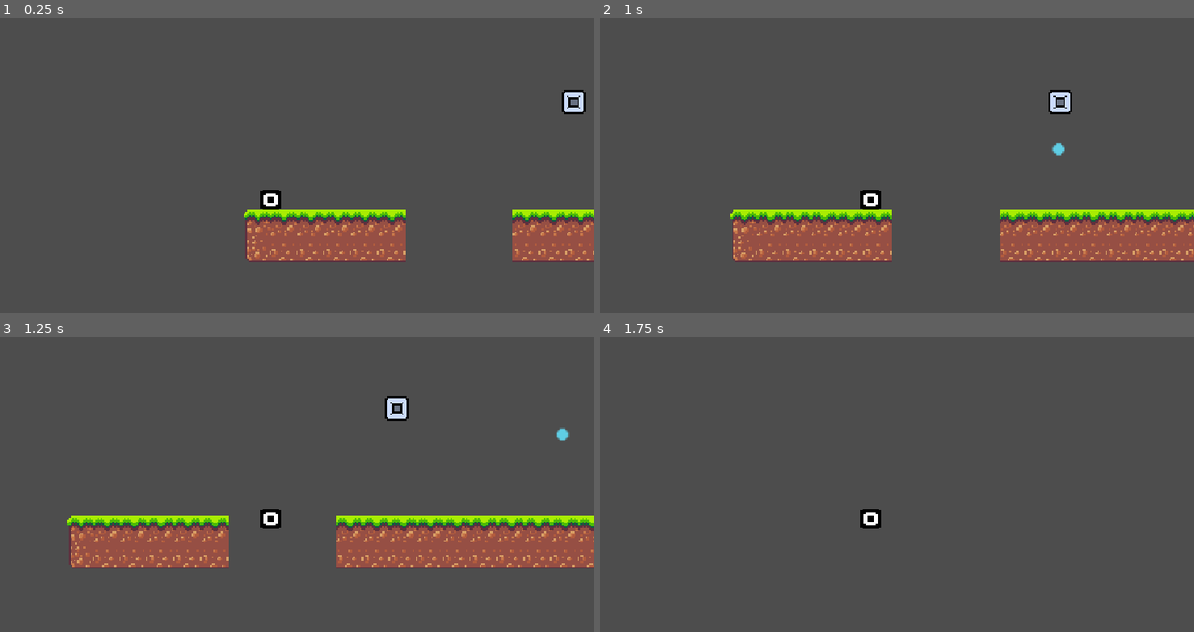
Above: before the commit, frames 1-4 (two rows, left to right).
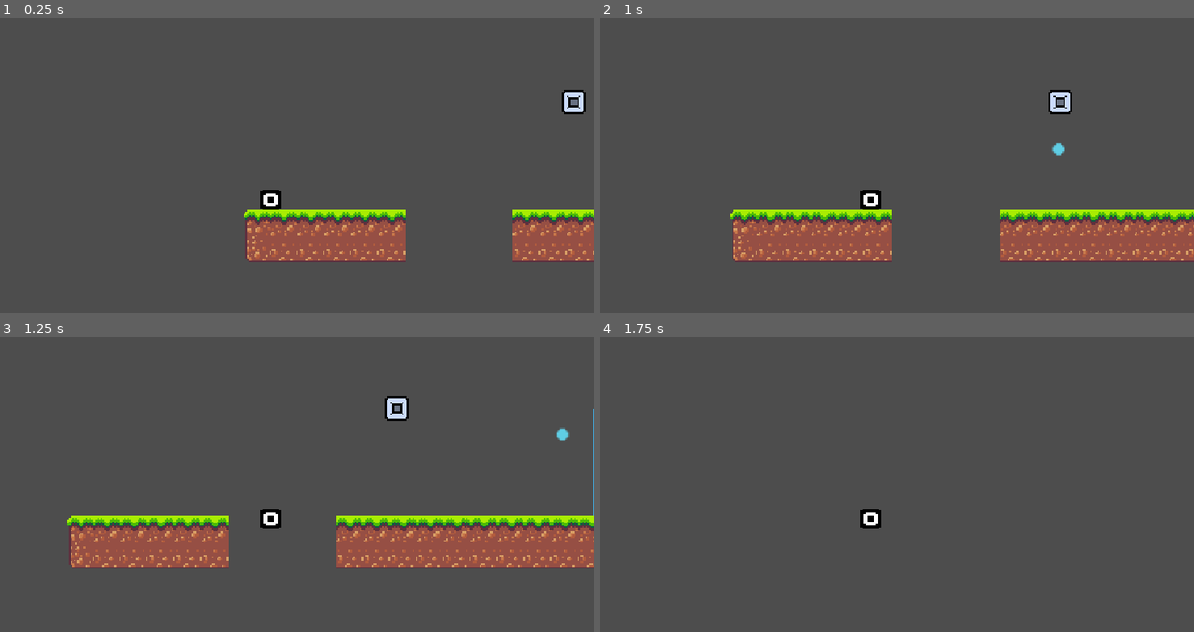
Above: after the commit, the same moments.

Repository: nalkn/rebound-rocket
Game: Godot game, scene res://nodes/main.tscn
The game is run twice, just before and just after one commit, with the same random seed, the same clock (stepped at 60 frames per second) and the same inputs.
Inputs (mouse positions are in pixels of both pictures, inside the frame that each line leads up to):
- Up to frame 1 (0.25 s): no input
- Up to frame 2 (1 s): tap Enter (ui_accept) at 0.5, 0.77 s; move the mouse to (1015, 180) at 0.52 s; press the mouse at (1015, 180) at 0.53 s; hold Right (ui_right) from 0.53 s (still down)
- Up to frame 3 (1.25 s): keep holding Right (ui_right)
- Up to frame 4 (1.75 s): keep holding Right (ui_right); move the mouse to (742, 537) at 1.27 s; release the mouse at (742, 537) at 1.28 s; click (742, 537) at 1.35 s; tap Enter (ui_accept) at 1.52 s

Frames 1-2 are identical in both runs. In frame 3, less than 0.1% of the frame differs, in the area x 99-100%, y 24-61%; in frame 4, nothing differs.

Commit message:
feat(logic): toggable layers

Diff:
--- a/nodes/levels/level_1.tscn
+++ b/nodes/levels/level_1.tscn
@@ -4,6 +4,7 @@
 [ext_resource type="Texture2D" uid="uid://7ywpd2duen8p" path="res://assets/tileset-ground.png" id="2_hv21c"]
 [ext_resource type="Script" path="res://nodes/scripts/puzzle_button.gd" id="3_btn"]
 [ext_resource type="Texture2D" path="res://assets/tileset-mysc.png" id="4_mysc"]
+[ext_resource type="Script" path="res://nodes/scripts/laser_gate.gd" id="5_laser"]
 
 [sub_resource type="TileSetAtlasSource" id="TileSetAtlasSource_2crut"]
 texture = ExtResource("2_hv21c")
@@ -61,6 +62,9 @@
 [sub_resource type="RectangleShape2D" id="RectangleShape2D_btn"]
 size = Vector2(16, 16)
 
+[sub_resource type="RectangleShape2D" id="RectangleShape2D_laser"]
+size = Vector2(8, 64)
+
 [node name="Level1" type="Node2D" unique_id=114785482]
 script = ExtResource("1_afn3b")
 
@@ -91,3 +95,18 @@
 
 [node name="CollisionShape2D" type="CollisionShape2D" parent="levelLogic/PuzzleButton"]
 shape = SubResource("RectangleShape2D_btn")
+
+[node name="LaserGate" type="StaticBody2D" parent="levelLogic" node_paths=PackedStringArray("linked_buttons")]
+position = Vector2(300, -16)
+script = ExtResource("5_laser")
+pass_mode = 1
+linked_buttons = [NodePath("../PuzzleButton")]
+
+[node name="ColorRect" type="ColorRect" parent="levelLogic/LaserGate"]
+offset_left = -4.0
+offset_top = -32.0
+offset_right = 4.0
+offset_bottom = 32.0
+
+[node name="CollisionShape2D" type="CollisionShape2D" parent="levelLogic/LaserGate"]
+shape = SubResource("RectangleShape2D_laser")
--- a/nodes/main.tscn
+++ b/nodes/main.tscn
@@ -11,6 +11,8 @@
 script = ExtResource("3_y2wr3")
 
 [node name="MyPlayer" type="CharacterBody2D" parent="." unique_id=1954422455]
+collision_layer = 2
+collision_mask = 9
 script = ExtResource("1_ufc4x")
 
 [node name="Sprite2D" type="Sprite2D" parent="MyPlayer" unique_id=1335929160]
--- a/nodes/projectile.gd
+++ b/nodes/projectile.gd
@@ -11,7 +11,9 @@
 
 
 func _ready() -> void:
-	# On construit les enfants en code : plus besoin de scène
+	collision_layer = 4
+	collision_mask = 17
+
 	var sprite := Sprite2D.new()
 	sprite.texture = TEXTURE
 	add_child(sprite)
--- /dev/null
+++ b/nodes/scripts/laser_gate.gd
@@ -0,0 +1,65 @@
+class_name LaserGate
+extends StaticBody2D
+
+enum PassMode {
+	NONE,
+	BALL_ONLY,
+	PLAYER_ONLY,
+	BOTH,
+}
+
+const LAYER_BLOCKS_PLAYER := 8
+const LAYER_BLOCKS_BALL := 16
+
+@export var pass_mode: PassMode = PassMode.NONE:
+	set(value):
+		pass_mode = value
+		_apply_mode()
+
+@export var enabled: bool = true:
+	set(value):
+		enabled = value
+		_apply_mode()
+
+@export var linked_buttons: Array[PuzzleButton] = []
+@export var invert_buttons: bool = false
+
+
+func _ready() -> void:
+	for btn in linked_buttons:
+		if btn:
+			btn.toggled.connect(_on_button_toggled)
+	_update_from_buttons()
+
+
+func _on_button_toggled(_active: bool) -> void:
+	_update_from_buttons()
+
+
+func _update_from_buttons() -> void:
+	if not linked_buttons.is_empty():
+		var all_active := linked_buttons.all(func(b: PuzzleButton) -> bool: return b and b.is_active)
+		enabled = all_active if invert_buttons else not all_active
+	else:
+		_apply_mode()
+
+
+func _apply_mode() -> void:
+	visible = enabled
+	if not enabled:
+		collision_layer = 0
+		return
+
+	match pass_mode:
+		PassMode.NONE:
+			collision_layer = LAYER_BLOCKS_PLAYER | LAYER_BLOCKS_BALL
+			modulate = Color(1.0, 0.25, 0.25, 0.85)
+		PassMode.BALL_ONLY:
+			collision_layer = LAYER_BLOCKS_PLAYER
+			modulate = Color(0.25, 0.75, 1.0, 0.85)
+		PassMode.PLAYER_ONLY:
+			collision_layer = LAYER_BLOCKS_BALL
+			modulate = Color(0.25, 1.0, 0.45, 0.85)
+		PassMode.BOTH:
+			collision_layer = 0
+			modulate = Color(1.0, 1.0, 1.0, 0.35)
--- a/nodes/scripts/puzzle_button.gd
+++ b/nodes/scripts/puzzle_button.gd
@@ -12,6 +12,8 @@
 
 
 func _ready() -> void:
+	collision_layer = 0
+	collision_mask = 4
 	body_entered.connect(_on_body_entered)
 	_update_visual()
 
--- a/project.godot
+++ b/project.godot
@@ -29,6 +29,14 @@
 ]
 }
 
+[layer_names]
+
+2d_physics/layer_1="World"
+2d_physics/layer_2="Player"
+2d_physics/layer_3="Projectile"
+2d_physics/layer_4="LaserBlocksPlayer"
+2d_physics/layer_5="LaserBlocksBall"
+
 [physics]
 
 3d/physics_engine="Jolt Physics"
Not shown, added: nodes/scripts/laser_gate.gd.uid
